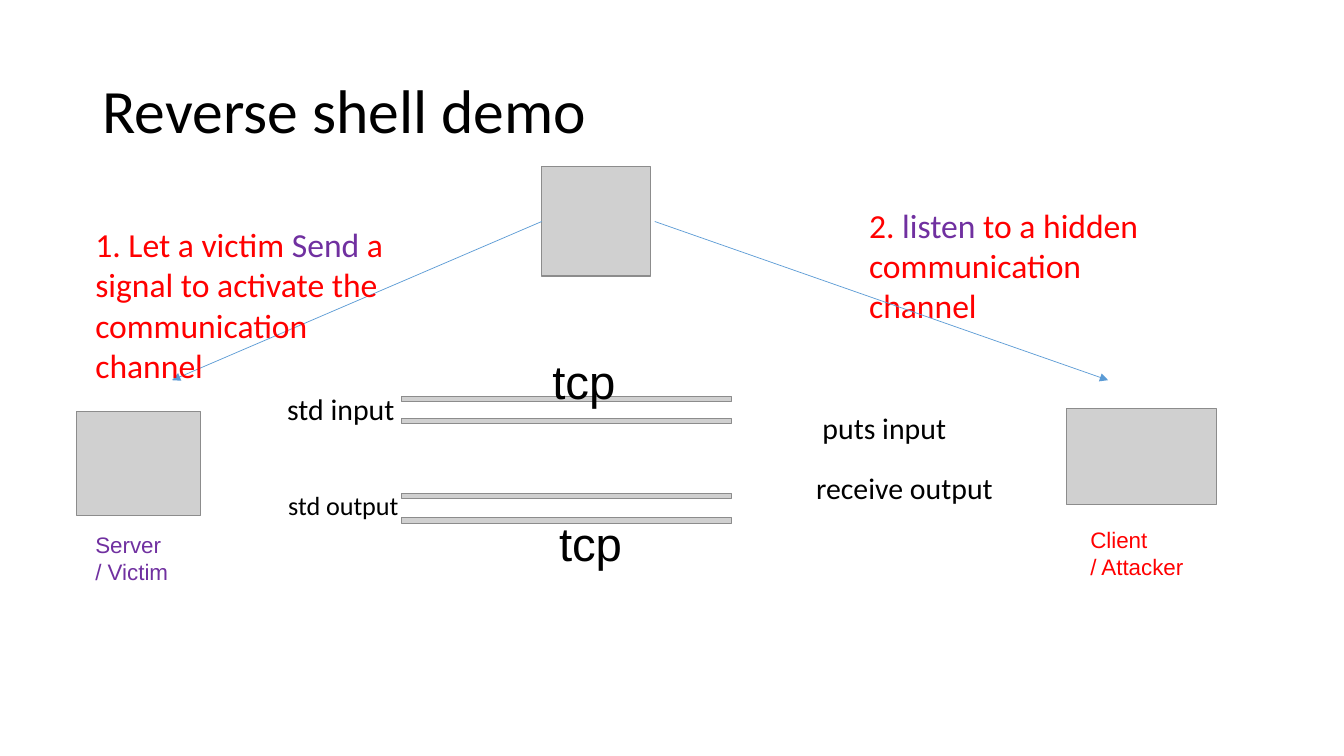
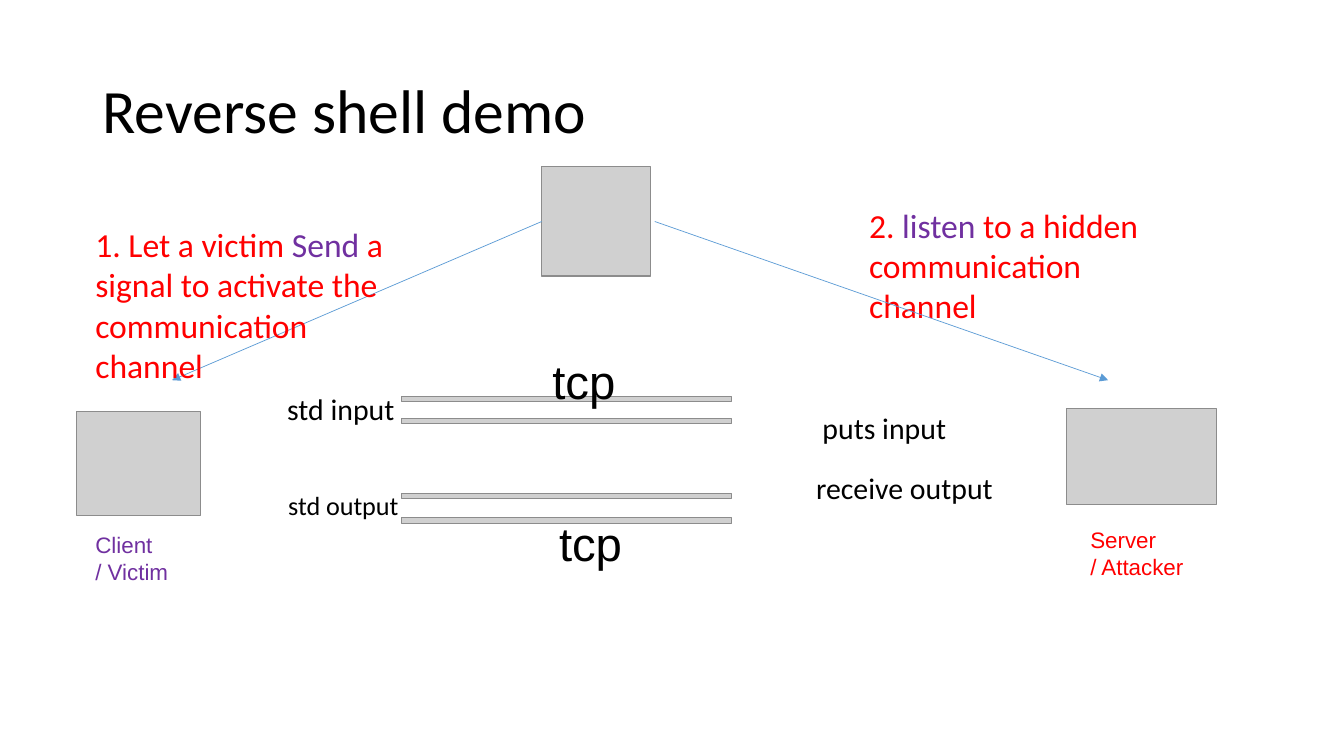
Before and after one commit to frankwxu/digital-forensics-lab, a slide deck: slide 24 of Basic_Computer_Skills_for_Forensics/4_Advanced_linux_command_line.pptx (slide 23 before the commit). Drawn at 1344x756 pixels with LibreOffice and Linux fonts; fonts in the diff are those of the drawing; grey boxes stand for pictures; background and template pictures are left out. Boxes give left, top, right and bottom in pixels: in the first picture for what was removed or moved away, otherwise in the second. Text is boxed around its words. In the diff, an @@ line names an element or a change of style, - is before the commit and + after.

```diff
--- a/Basic_Computer_Skills_for_Forensics/4_Advanced_linux_command_line.pptx
+++ b/Basic_Computer_Skills_for_Forensics/4_Advanced_linux_command_line.pptx
@@ text at <box>95,536,152,554</box>: text changed @@
-Server
+Client
@@ text at <box>1090,532,1156,549</box>: text changed @@
-Client
+Server
```
Also in this commit, not shown: 11 other slides changed, 2 slides added.
